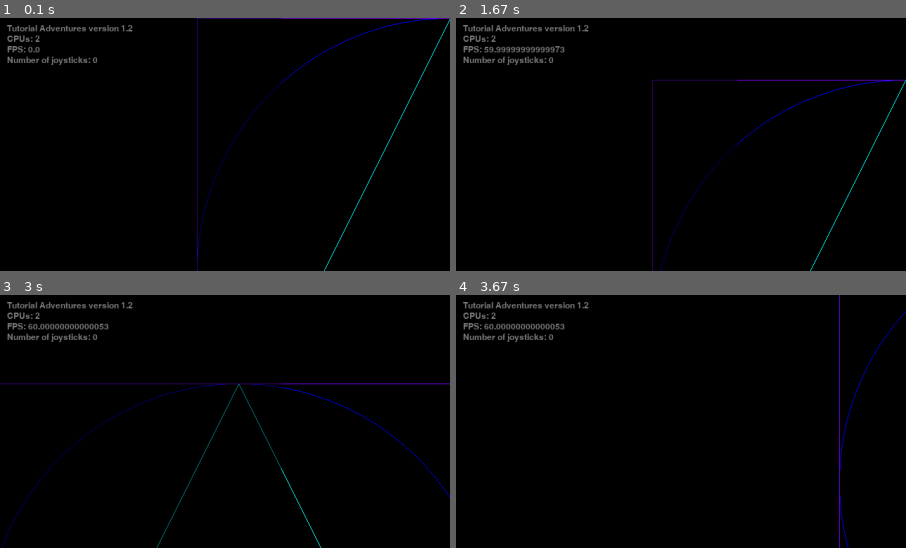
Above: before the commit, frames 1-4 (two rows, left to right).
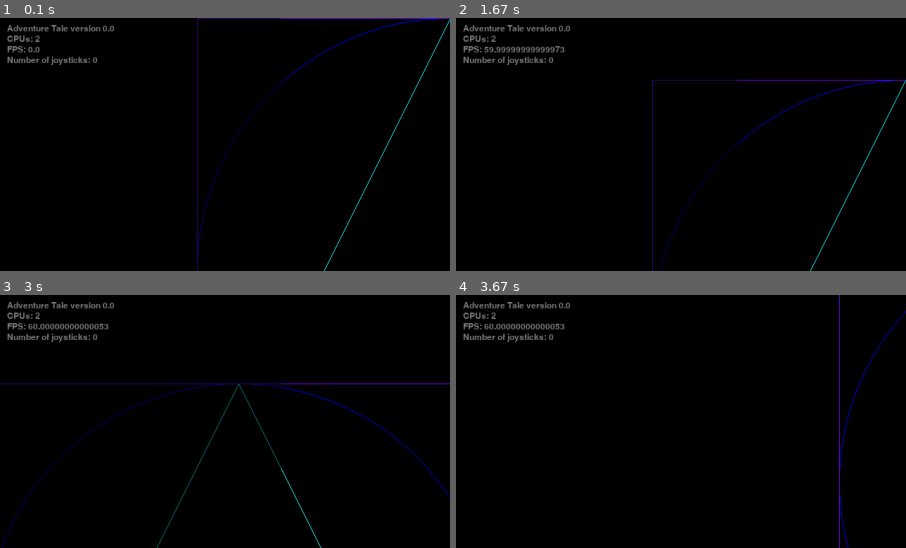
Above: after the commit, the same moments.

Repository: terrysimons/glitchygames
Game: pygame game, started from adventuretale.py
The game is run twice, just before and just after one commit, with the same random seed, the same clock (stepped at 60 frames per second) and the same inputs.
Inputs (mouse positions are % of the whole screen's width and height, from its top left):
- Up to frame 1 (0.1 s): no input
- Up to frame 2 (1.67 s): click (82, 47) at 0.38 s; click (19, 73) at 0.72 s; click (52, 16) at 1.05 s; click (50, 62) at 1.38 s
- Up to frame 3 (3 s): click (34, 17) at 1.72 s; click (81, 48) at 2.05 s; click (85, 70) at 2.38 s; click (26, 67) at 2.72 s
- Up to frame 4 (3.67 s): click (35, 79) at 3.05 s; click (71, 37) at 3.38 s
The pictures show only the part of the screen within x 0-50%, y 0-50%; the shares and areas given below are measured in that part.

The runs differ from the first frame. In frame 1, 0.4% of the frame differs, in the area x 1-30%, y 2-6%; in frame 2, 0.4%; in frame 3, 0.4%; in frame 4, 0.4%.

Commit message:
Fix game name & version.

Diff:
--- a/adventuretale.py
+++ b/adventuretale.py
@@ -641,8 +641,8 @@
 
 class Game(GameEngine):
     # Set your game name/version here.
-    NAME = "Tutorial Adventures"
-    VERSION = "1.2"
+    NAME = "Adventure Tale"
+    VERSION = "0.0"
 
     def __init__(self, options):
         super().__init__(options=options)
